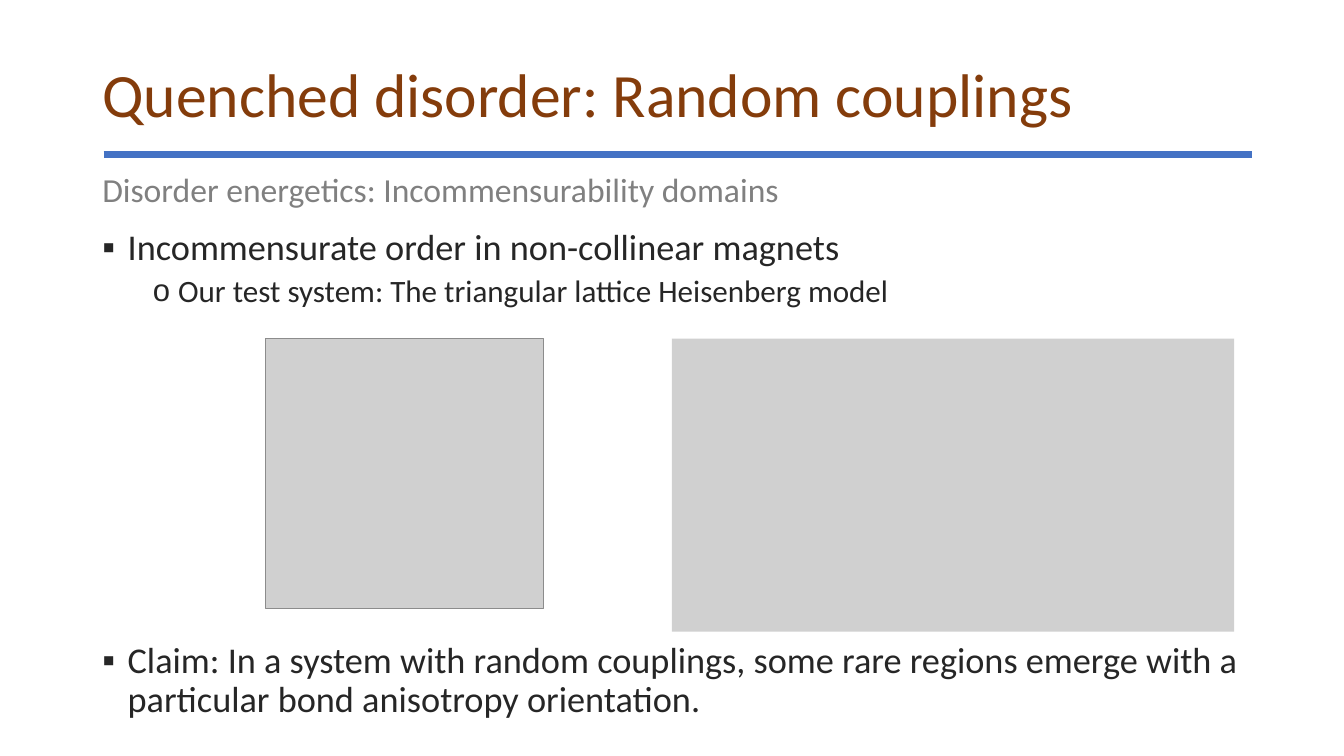
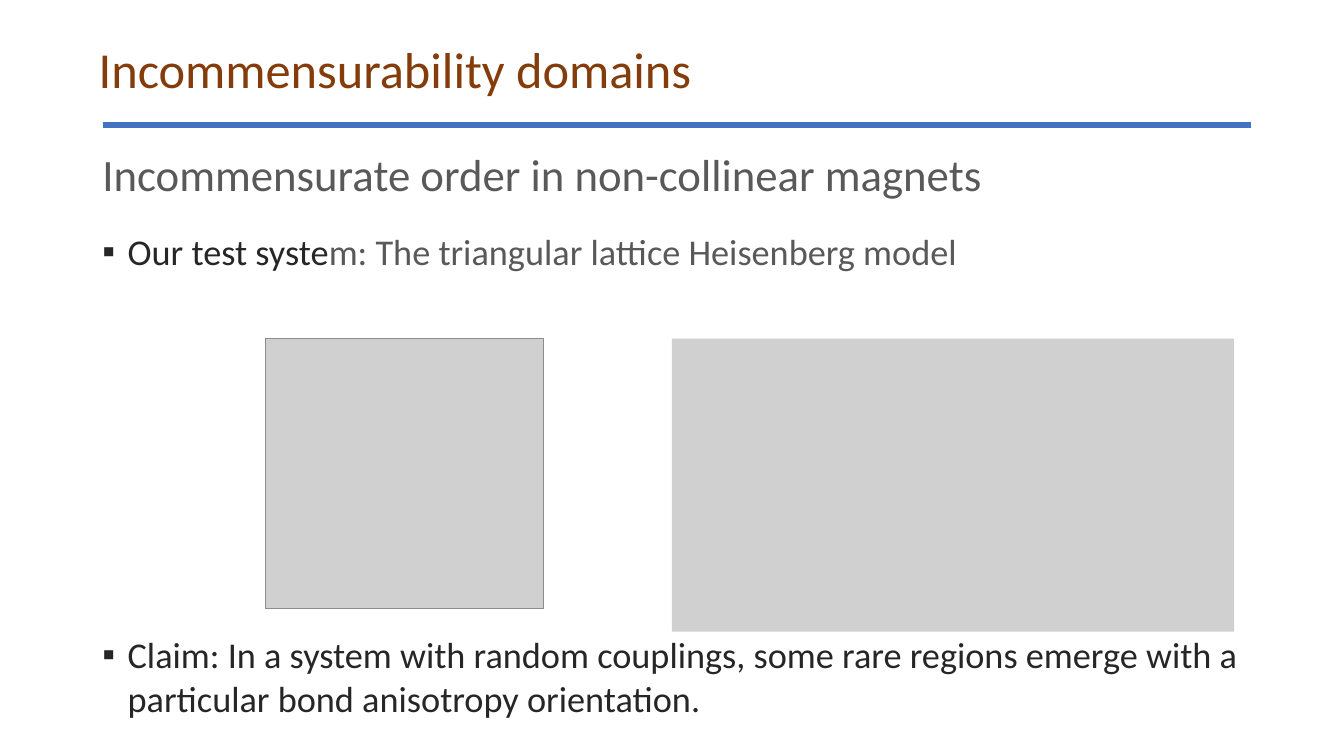
Before and after one commit to glacieant/disordered_triangular_swt, a slide deck: slide 16 of talk/disordered_non-collinear_magnet.pptx (slide 15 before the commit). Drawn at 1344x756 pixels with LibreOffice and Linux fonts; fonts in the diff are those of the drawing; grey boxes stand for pictures. Boxes give left, top, right and bottom in pixels: in the first picture for what was removed or moved away, otherwise in the second. Text is boxed around its words. In the diff, an @@ line names an element or a change of style, - is before the commit and + after.

```diff
--- a/talk/disordered_non-collinear_magnet.pptx
+++ b/talk/disordered_non-collinear_magnet.pptx
@@ title added at <box>99,53,691,96</box>, 36 pt, text #843C0B @@
+Incommensurability domains
@@ title removed at <box>102,74,1072,128</box> @@
-Quenched disorder: Random couplings
@@ line moved from (104, 154) - (1252, 154) to (104, 125) - (1251, 125) @@
@@ text removed at <box>102,178,779,208</box> @@
-Disorder energetics: Incommensurability domains
@@ text added at <box>102,160,981,199</box>, 32 pt, text #595959 @@
+Incommensurate order in non-collinear magnets
@@ text "Our test system: The triangular ..." at <box>128,240,1237,718</box>: size 22.2 to 25.9 pt in "Our test system: The triangular lattice Heisenberg ..."; text colour #262626 to #595959 in "system: The triangular lattice Heisenberg model"; bullet o to ▪; list level 2 to 1 in "Our test system: The triangular ..."; line spacing 0.9 to 1 @@
@@ text at <box>128,234,840,267</box>: paragraph removed @@
-▪ Incommensurate order in non-collinear magnets
```
Also in this commit, not shown: 11 other slides changed, 2 slides added, 1 slide removed.
